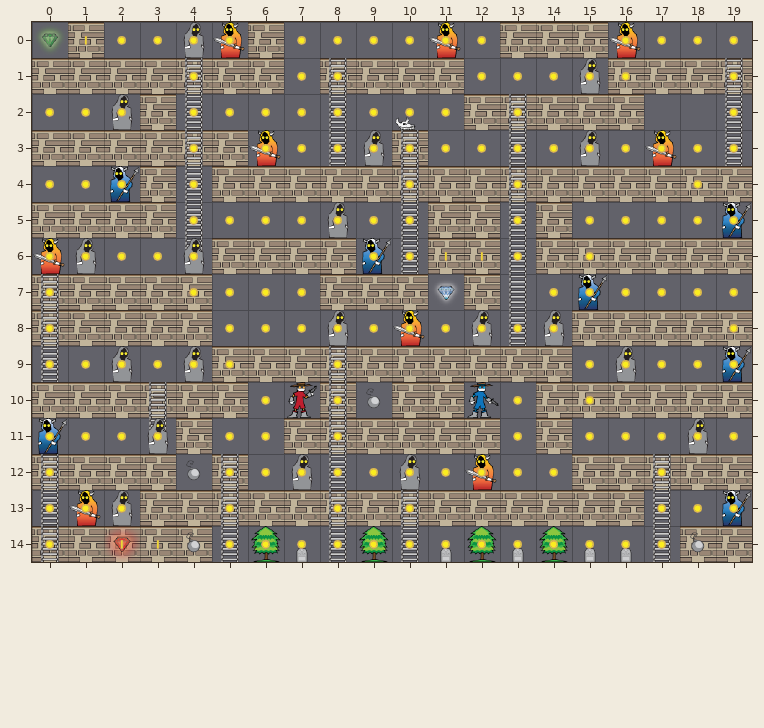
Tiled map -- Tiled/level11.tmx. That is the earlier state.
Cells are 50x50 px. Shown: x 0..19, y 0..14.
New version:
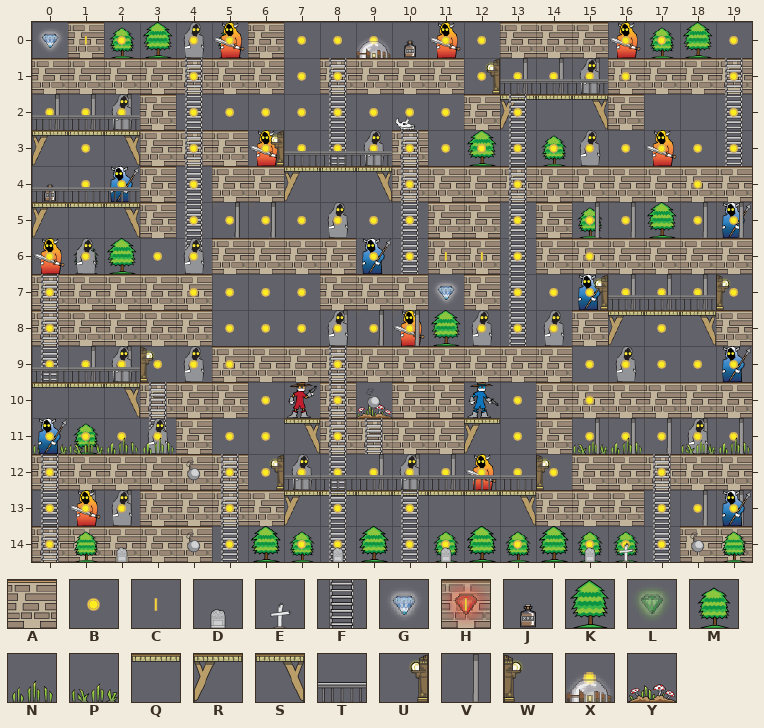
Key: from "bandit_spritesheet": A 48, B 66, C 68, D 76, E 77, F 79, G 88, H 89, J 116, K 124, L 125, M 150, N 182, P 183, Q 198, R 208, S 226, T 265, U 283, V 317, W 328, X 345, Y 377.
_ is an empty cell.
See-through tiles are keyed as they look on the map.
Change:
Layer "Blocks":
y 2: x 13..15 AAA -> RQS
y 3: x 0..2 AAA -> RQS
y 4: x 7..9 AAA -> RQS
y 5: x 0..2 AAA -> RQS
y 8: x 16..18 AAA -> RQS
y 10: x 0..2 AAA -> QQS
y 11: x 7 A -> S; x 12 A -> R
y 12: x 4 _ -> A
y 13: x 7..13 AAAAAAA -> RQQQQQS
Layer "Ladders":
y 11: x 9 _ -> F
Layer "Back":
y 0: x 2 _ -> M; x 5 _ -> M; x 17 _ -> M
y 1: x 13..15 ___ -> VVV
y 2: x 0..2 ___ -> VVV
y 3: x 12 _ -> K; x 14 _ -> M
y 5: x 5..6 __ -> VV; x 15 _ -> M
y 6: x 1 _ -> M
y 7: x 16..18 ___ -> VVV
y 8: x 8..10 ___ -> VVV
y 9: x 1..2 __ -> VV
y 10: x 9 _ -> Y
y 11: x 0..1 __ -> PM; x 15..19 _____ -> VVVVV
y 12: x 9..11 ___ -> VVV
y 13: x 1..2 __ -> VV; x 18..19 __ -> VV
y 14: x 7 D -> M; x 11 D -> M; x 13 D -> M; x 15..16 DD -> MM
Layer "Coins":
y 0: x 0 L -> G; x 10 B -> J
y 3: x 1 _ -> B
y 4: x 0 B -> J
y 7: x 13 _ -> B
y 8: x 17 _ -> B; x 19 B -> _
y 14: x 2 H -> _
Layer "Front":
y 0: x 3 _ -> K; x 9 _ -> X; x 18 _ -> K
y 1: x 12..15 ____ -> UTTT
y 2: x 0..2 ___ -> TTT
y 3: x 6..9 ____ -> UTTT
y 4: x 0..2 ___ -> TTT
y 5: x 5..6 __ -> VV; x 15..19 _____ -> VVKVV
y 6: x 2 _ -> K
y 7: x 15..19 _____ -> UTTTW
y 8: x 9..11 ___ -> VVK
y 9: x 0..3 ____ -> TTTW
y 11: x 1..3 ___ -> PNN; x 15..16 __ -> PN; x 18..19 __ -> PN
y 12: x 6..14 _________ -> UTTTTTTTW
y 14: x 1..2 __ -> MD; x 6 _ -> K; x 8..9 __ -> DK; x 11..12 __ -> DK; x 14..16 ___ -> KDE; x 19 _ -> M
Layer "bomb":
y 14: x 2..3 CC -> __
